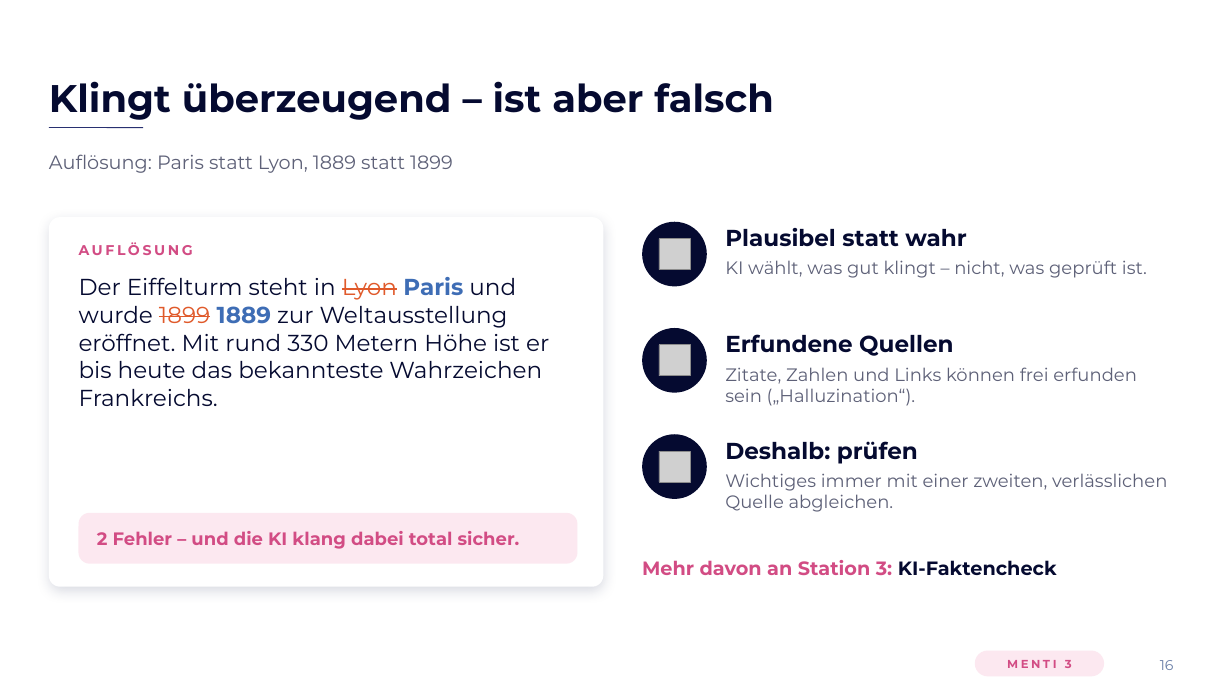
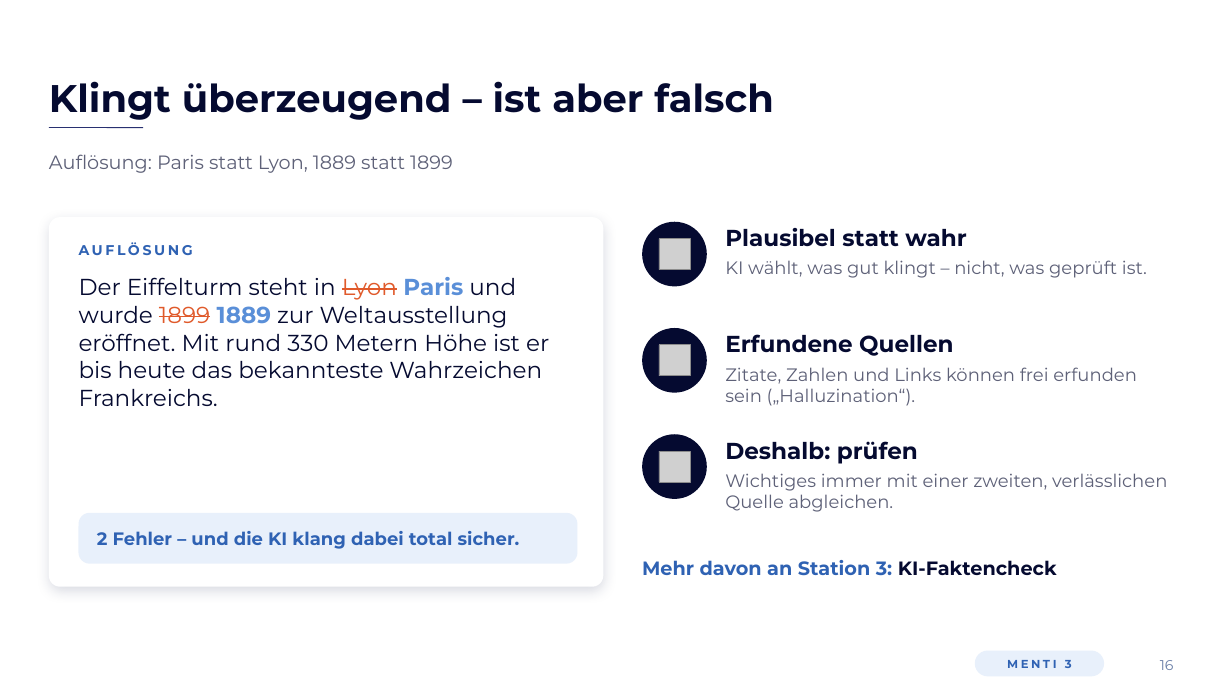
Before and after one commit to elias762/Advisory-board, a slide deck: slide 16 of ki-tag-gymnasium-sued/KI-Tag_Gymnasium-Sued_Impulsvortrag.pptx. Drawn at 1232x693 pixels with LibreOffice and Linux fonts; fonts in the diff are those of the drawing; grey boxes stand for pictures; background and template pictures are left out. Boxes give left, top, right and bottom in pixels: in the first picture for what was removed or moved away, otherwise in the second. Text is boxed around its words. In the diff, an @@ line names an element or a change of style, - is before the commit and + after.

```diff
--- a/ki-tag-gymnasium-sued/KI-Tag_Gymnasium-Sued_Impulsvortrag.pptx
+++ b/ki-tag-gymnasium-sued/KI-Tag_Gymnasium-Sued_Impulsvortrag.pptx
@@ text "Der Eiffelturm steht in Lyon ..." at [79, 277, 549, 406]: text colour #3E6DB5 to #5A8FD8 in "Paris 1889" @@
@@ rounded rectangle at [79, 513, 578, 564]: fill #FCE8F0 to #E8F0FB @@
@@ text "Mehr davon an Station 3: ..." at [642, 560, 1057, 576]: text colour #D24C84 to #2F62B3 in "Mehr davon an Station 3:" @@
@@ text colour #D24C84 to #2F62B3 in 3 elements at [79, 242, 193, 255], [97, 531, 520, 549], [1007, 660, 1072, 668] @@
@@ rounded rectangle at [975, 651, 1104, 677]: fill #FCE8F0 to #E8F0FB @@
```
Also in this commit, not shown: 22 other slides changed, 11 slides added, 1 slide removed, 1 other file.
